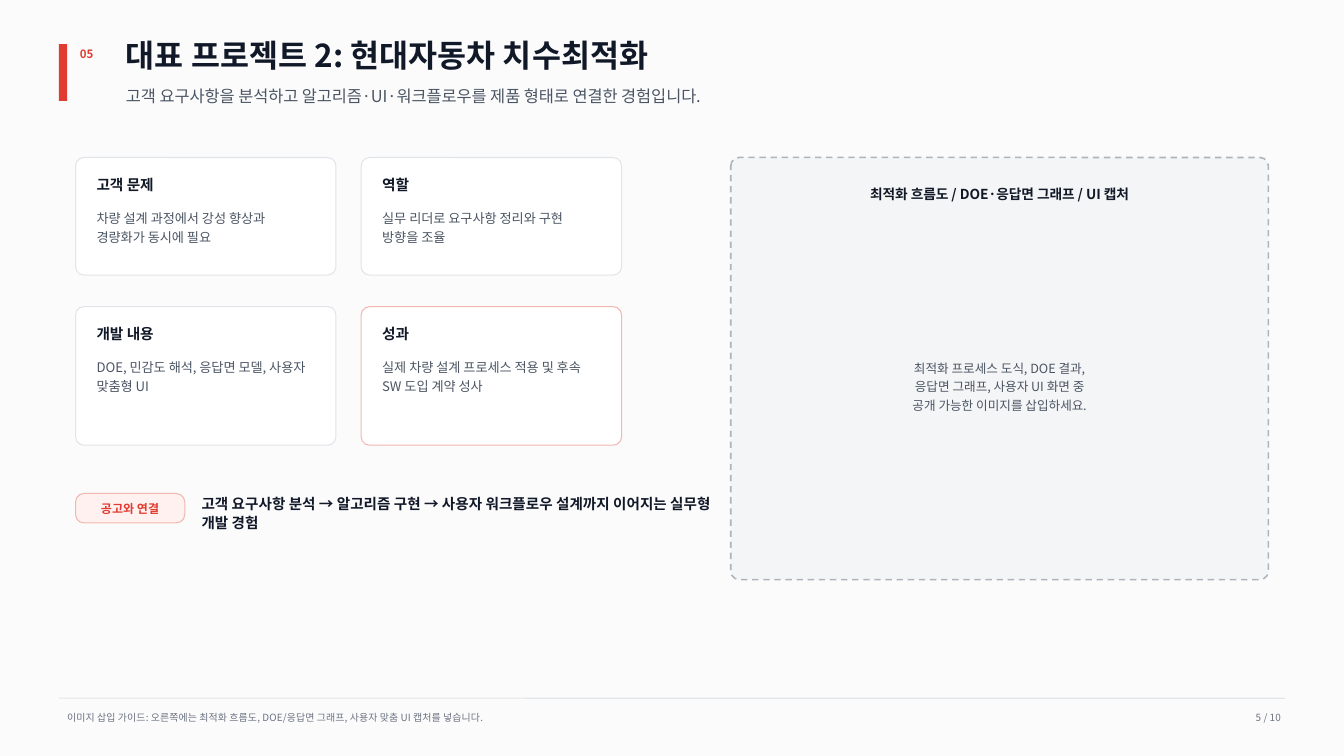
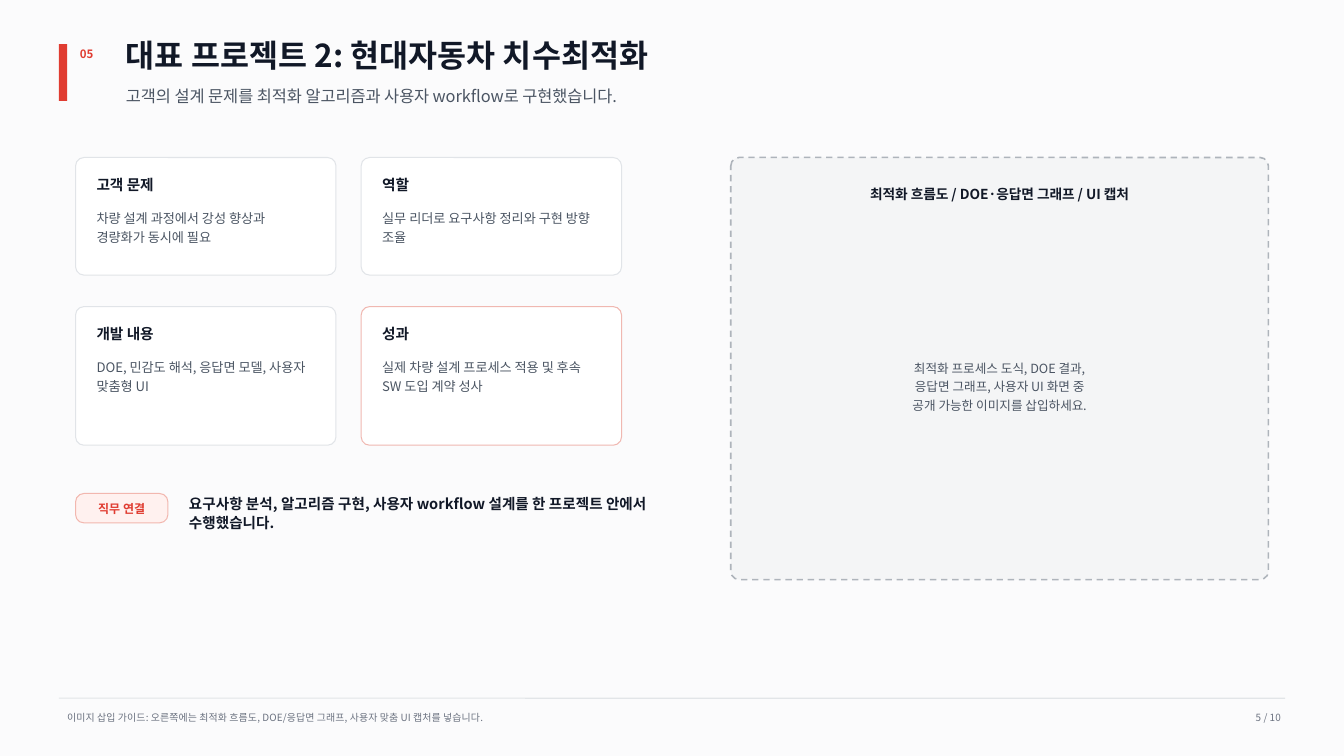
Before and after one commit to squallseo/Nina.Manualfocuser, a slide deck: slide 5 of docs/portfolio/Rainbow_Robotics_Astronomy_Portfolio.pptx. Drawn at 1344x756 pixels with LibreOffice and Linux fonts; fonts in the diff are those of the drawing. Boxes give left, top, right and bottom in pixels: in the first picture for what was removed or moved away, otherwise in the second. Text is boxed around its words. In the diff, an @@ line names an element or a change of style, - is before the commit and + after.

```diff
--- a/docs/portfolio/Rainbow_Robotics_Astronomy_Portfolio.pptx
+++ b/docs/portfolio/Rainbow_Robotics_Astronomy_Portfolio.pptx
@@ text at [126,88,617,104]: text changed @@
-고객 요구사항을 분석하고 알고리즘·UI·워크플로우를 제품 형태로 연결한 경험입니다.
+고객의 설계 문제를 최적화 알고리즘과 사용자 workflow로 구현했습니다.
@@ text at [382,212,590,243]: text changed @@
-실무 리더로 요구사항 정리와 구현 방향을 조율
+실무 리더로 요구사항 정리와 구현 방향 조율
@@ rounded rectangle "직무 연결": place and size @@
-rounded rectangle "직무 연결" at [76,494,185,523]
+rounded rectangle "직무 연결" at [76,494,168,523]
@@ text in rounded rectangle at [98,503,145,514]: text changed @@
-공고와 연결
+직무 연결
@@ text at [189,496,646,530]: text changed @@
-고객 요구사항 분석 → 알고리즘 구현 → 사용자 워크플로우 설계까지 이어지는 실무형 개발 경험
+요구사항 분석, 알고리즘 구현, 사용자 workflow 설계를 한 프로젝트 안에서 수행했습니다.
```
Also in this commit, not shown: 8 other slides changed.
